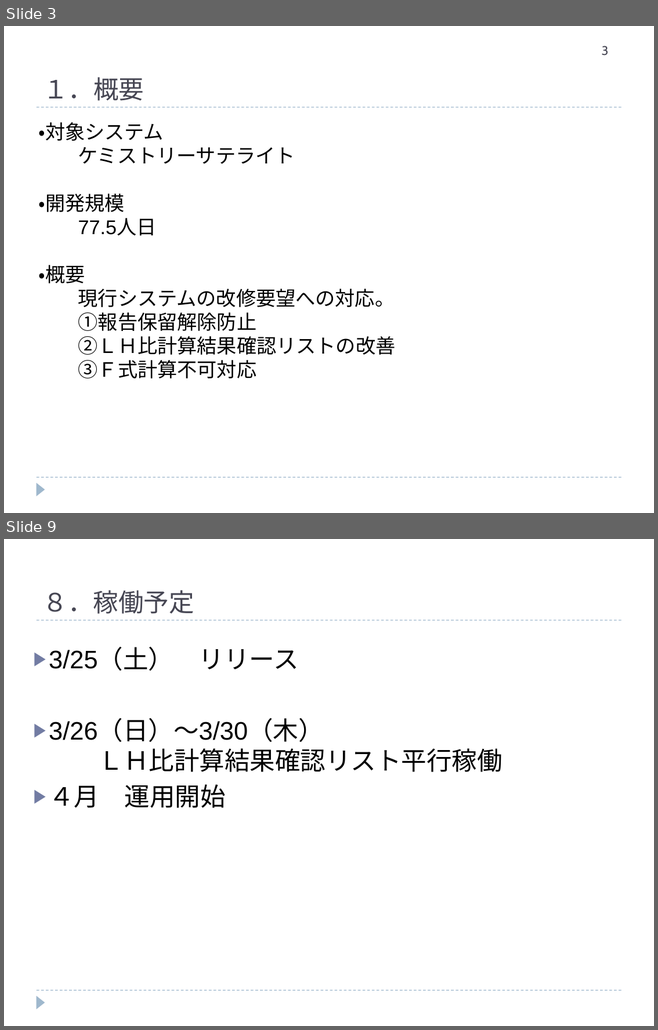
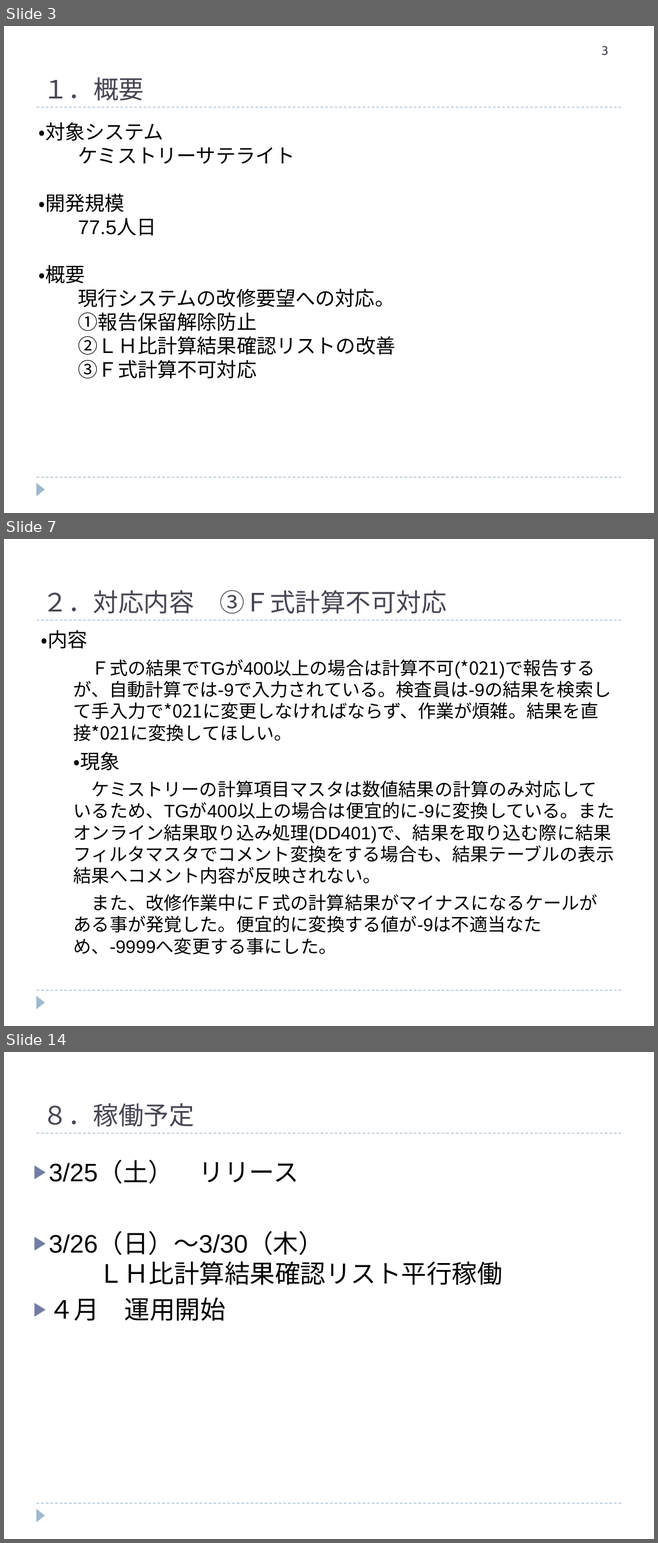
Before and after one commit to hanyutatsuya/Chemistory, a slide deck: 次期システム対応/レビュー/ケミストリー次期先行対応.ppt. Shown one above the other, each under a label of ours: slides 3 and 9 before the commit, slides 3, 7 and 14 after it; the slides between them are not shown. The pictures are 658x1030 and 658x1543 pixels, drawn with LibreOffice and Linux fonts; fonts in the diff are those of the drawing. Boxes give left, top, right and bottom in pixels: in the first picture for what was removed or moved away, otherwise in the second. Text is boxed around its words. In the diff, an @@ line names an element or a change of style, - is before the commit and + after.

```diff
--- a/次期システム対応/レビュー/ケミストリー次期先行対応.ppt
+++ b/次期システム対応/レビュー/ケミストリー次期先行対応.ppt
@@ slide 7 added at (x1=4, y1=539, x2=654, y2=1026), background #FFFFFF; not listed: 3 template elements that a slide beside it also shows @@
@@ text added at (x1=43, y1=590, x2=446, y2=614), 28 pt, text #464653 @@
+２．対応内容 ③Ｆ式計算不可対応
@@ text added at (x1=41, y1=630, x2=615, y2=955), 20 pt, text #000000 @@
+・内容
+  Ｆ式の結果でTGが400以上の場合は計算不可(*021)で報告するが、自動計算では-9で入力されている。検査員は-9の結果を検索して手入力で*021に変更しなければならず、作業が煩雑。結果を直接*021に変換してほしい。
+・現象
+  ケミストリーの計算項目マスタは数値結果の計算のみ対応しているため、TGが400以上の場合は便宜的に-9に変換している。またオンライン結果取り込み処理(DD401)で、結果を取り込む際に結果フィルタマスタでコメント変換をする場合も、結果テーブルの表示結果へコメント内容が反映されない。
+  また、改修作業中にＦ式の計算結果がマイナスになるケールがある事が発覚した。便宜的に変換する値が-9は不適当なため、-9999へ変更する事にした。
@@ what was slide 9 is now slide 14 @@
```
Also in this commit, not shown: 4 slides changed, 6 other slides added, 2 slides removed.
